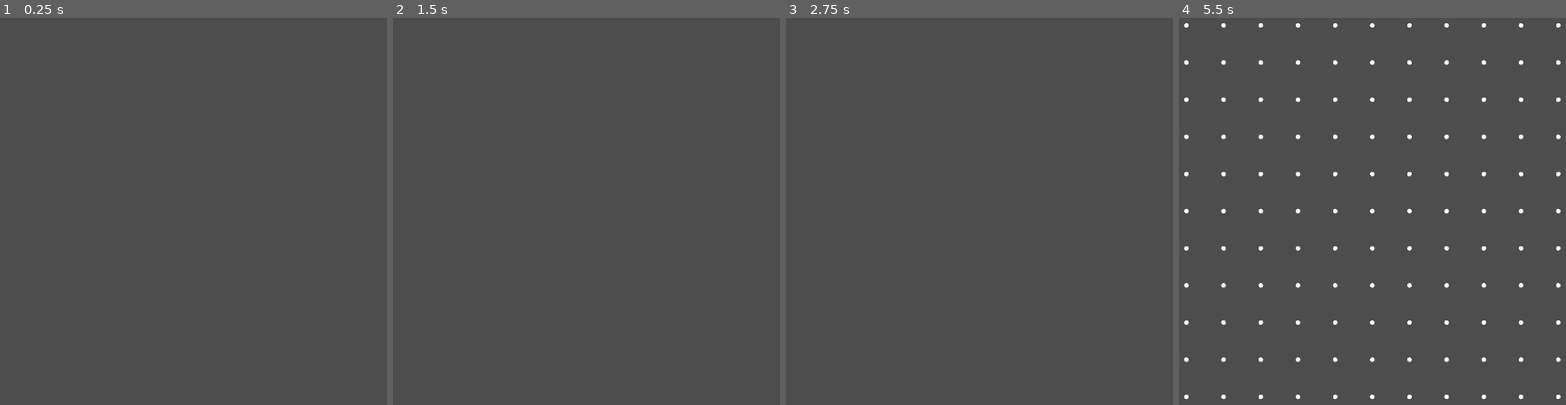
Above: before the commit, frames 1-4 (left to right).
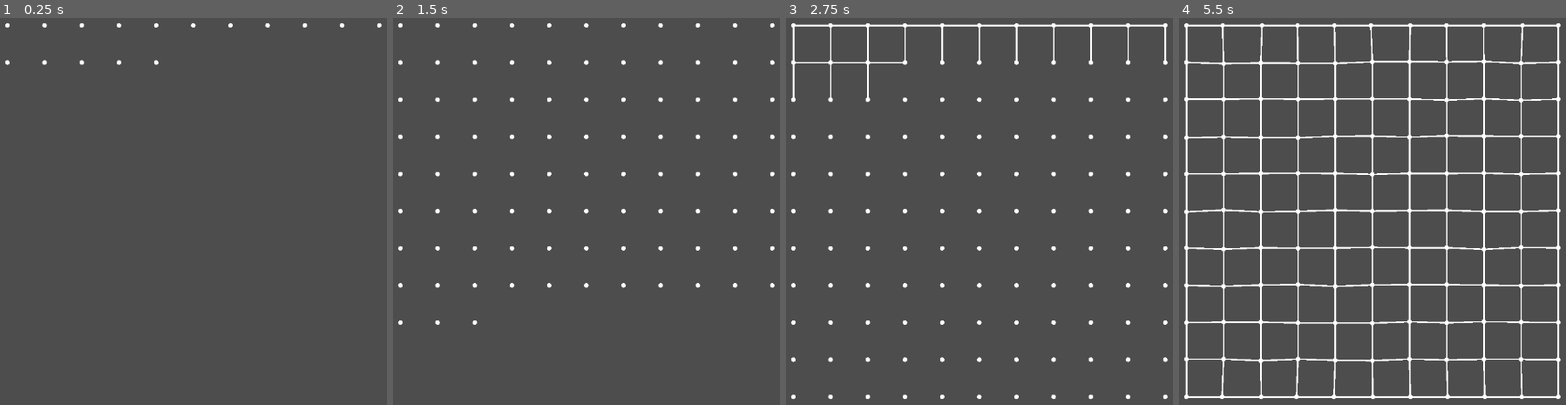
Above: after the commit, the same moments.

Repository: Anthony-Wessel/PuzzlePCG
Game: Godot game, scene res://main.tscn
The game is run twice, just before and just after one commit, with the same random seed, the same clock (stepped at 60 frames per second) and the same inputs.
Inputs:
- Up to frame 1 (0.25 s): no input
- Up to frame 2 (1.5 s): no input
- Up to frame 3 (2.75 s): no input
- Up to frame 4 (5.5 s): no input

The runs differ from the first frame. In frame 1, 0.2% of the frame differs, in the area x 1-99%, y 1-13%; in frame 2, 1.2%; in frame 3, 2.9%; in frame 4, 10%, in the area x 1-99%, y 1-99%.

Commit message:
Implemented triangulation algorithm

Diff:
--- a/main.gd
+++ b/main.gd
@@ -15,7 +15,7 @@
 signal step_completed
 
 func _ready():
-	await get_tree().create_timer(3.0).timeout
+	#await get_tree().create_timer(3.0).timeout
 
 	generate_vertices()
 	await step_completed
@@ -40,7 +40,22 @@
 
 	remove_child(holder)
 	holder.queue_free()
-	move_pieces()
+	#move_pieces()
+
+	var triangulated_pieces = []
+	for piece in pieces:
+		triangulated_pieces.append(piece.create_triangulated_piece())
+		piece.node.queue_free()
+
+	#triangulated_pieces.append(pieces[0].create_triangulated_piece())
+	#for i in triangulated_pieces.size():
+	#	for tri in triangulated_pieces[i].triangles:
+	#		var new_tri : Line2D = edge_prefab.instantiate()
+	#		add_child(new_tri)
+	#		new_tri.add_point(triangulated_pieces[i].get_point(tri[0]))
+	#		new_tri.add_point(triangulated_pieces[i].get_point(tri[1]))
+	#		new_tri.add_point(triangulated_pieces[i].get_point(tri[2]))
+	#		new_tri.add_point(triangulated_pieces[i].get_point(tri[0]))
 
 
 func generate_vertices():
@@ -246,3 +261,77 @@
 			for p in node.points.size():
 				node.set_point_position(p, node.get_point_position(p) + pos*0.2)
 			await node.get_tree().create_timer(0.01).timeout
+
+	func create_triangulated_piece():
+		var points = node.points
+		var piece_pos := Vector2(-1,-1)
+		for point in points:
+			if piece_pos.x == -1:
+				piece_pos = point
+			else:
+				if point.x < piece_pos.x:
+					piece_pos.x = point.x
+				if point.y < piece_pos.y:
+					piece_pos.y = point.y
+
+		for i in points.size():
+			points[i] = points[i] - piece_pos
+
+		points.remove_at(points.size()-1)
+		return TriangulatedPiece.new(piece_pos, points)
+
+
+class TriangulatedPiece:
+	var position : Vector2
+	var points : Array[Vector2]
+	var triangles : Array[Vector3]
+
+	func _init(pos : Vector2, point_list :  Array[Vector2]):
+		for point in point_list:
+			points.append(point)
+		position = pos
+
+		triangulate()
+
+	func triangulate():
+		var vertices = []
+		for point in points:
+			vertices.append(point)
+
+		for loops in vertices.size()-3:
+			for i in vertices.size():
+				var p0 : Vector2 = vertices[i]
+				var p1 : Vector2 = vertices[(i+1) % vertices.size()]
+				var p2 : Vector2 = vertices[i-1]
+
+				# check angle
+				var diff1 : Vector2 = p1-p0
+				var diff2 : Vector2 = p2-p0
+				if diff1.angle_to(diff2) * 180/PI < 0:
+					continue
+
+				# check contents
+				var area = 0.5 * (-p1.y*p2.x + p0.y*(-p1.x + p2.x) + p0.x*(p1.y - p2.y) + p1.x*p2.y)
+				var contains_point = false
+				for p in vertices:
+					if p == p0 or p == p1 or p == p2:
+						continue
+					var s = 1/(2*area) * (p0.y*p2.x - p0.x*p2.y + (p2.y - p0.y)*p.x + (p0.x - p2.x)*p.y)
+					var t = 1/(2*area) * (p0.x*p1.y - p0.y*p1.x + (p0.y - p1.y)*p.x + (p1.x - p0.x)*p.y)
+					if s>=0 and t>=0 and s+t<=1:
+						contains_point = true
+						break
+
+				if !contains_point:
+					triangles.append(Vector3(get_index(p0), get_index(p1), get_index(p2)))
+					vertices.erase(p0)
+					break
+		triangles.append(Vector3(get_index(vertices[0]), get_index(vertices[1]), get_index(vertices[2])))
+
+	func get_index(point : Vector2):
+		for i in points.size():
+			if points[i] == point:
+				return i
+
+	func get_point(index : int):
+		return points[index]
Not shown, added: mai7A39.tmp
